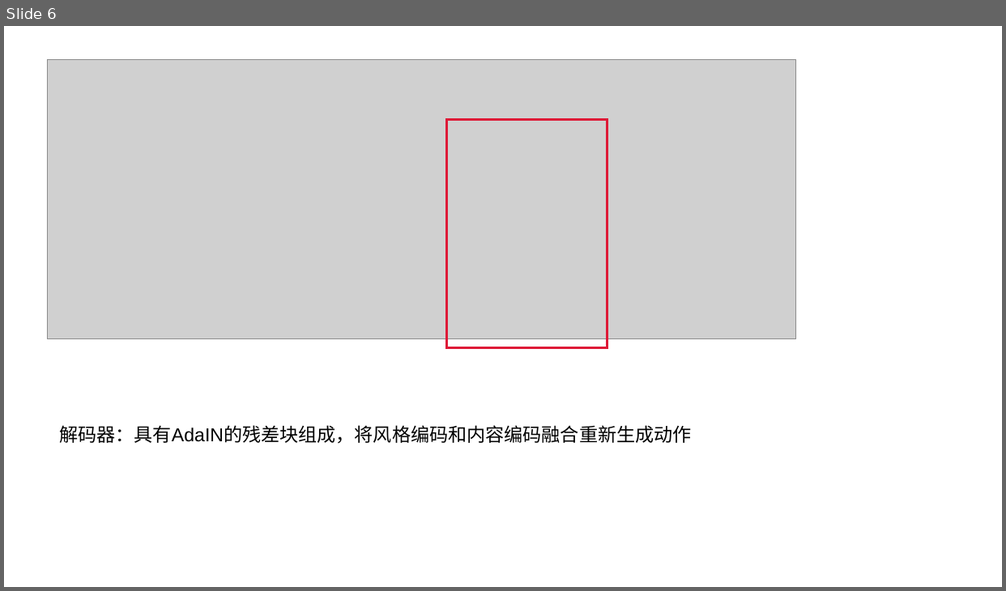
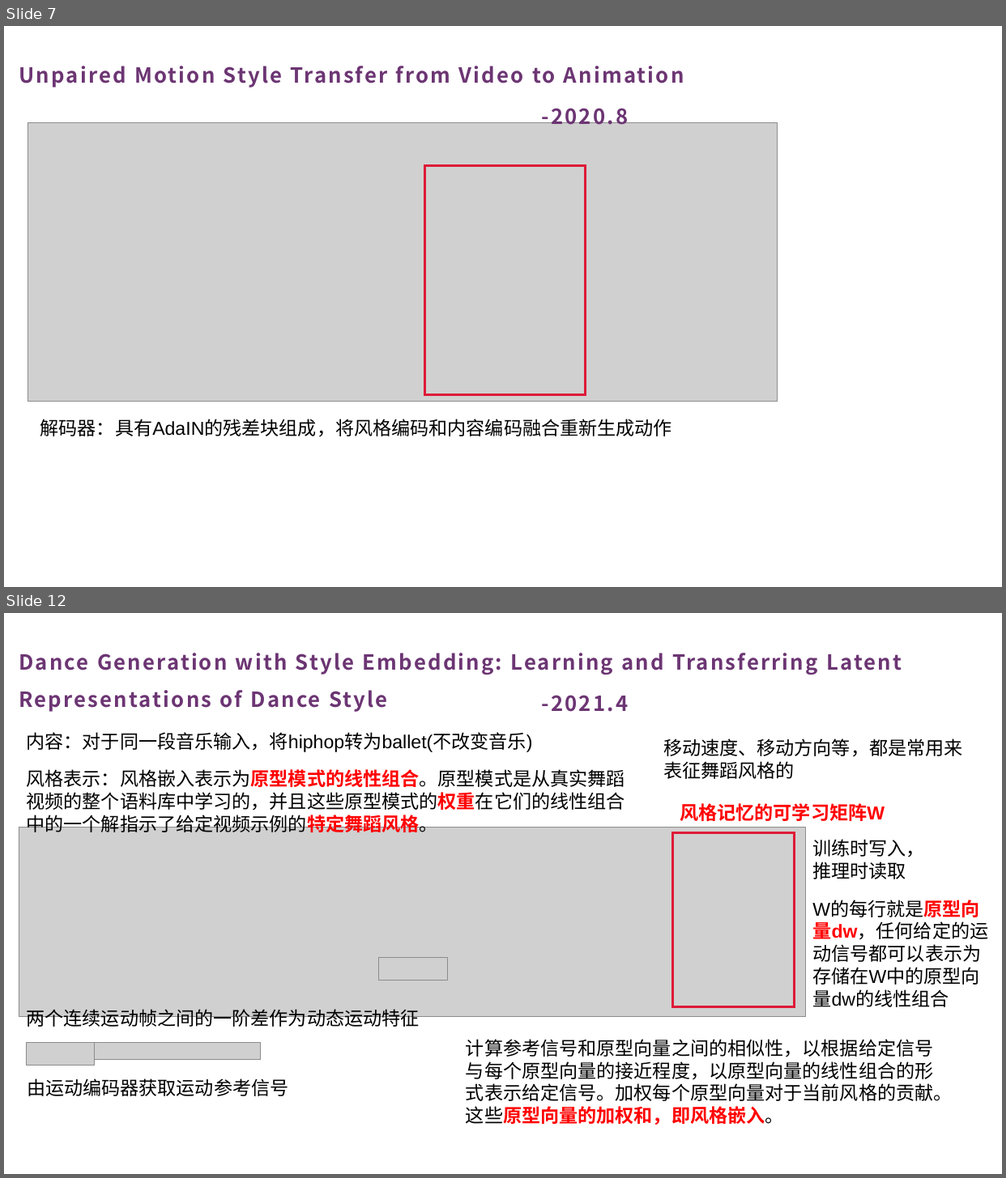
Before and after one commit to Ein-verlass/StyleTransferDatasets, a slide deck: 第一周汇报.pptx. Shown one above the other, each under a label of ours: slide 6 before the commit, slides 7 and 12 after it; the slides between them are not shown. The pictures are 1006x591 and 1006x1178 pixels, drawn with LibreOffice and Linux fonts; fonts in the diff are those of the drawing; grey boxes stand for pictures. Boxes give left, top, right and bottom in pixels: in the first picture for what was removed or moved away, otherwise in the second. Text is boxed around its words. In the diff, an @@ line names an element or a change of style, - is before the commit and + after.

```diff
--- a/第一周汇报.pptx
+++ b/第一周汇报.pptx
@@ slide 12 added at [4, 613, 1002, 1174], background #FFFFFF @@
@@ text added at [19, 653, 901, 712], 20 pt, text #6C3573, bold @@
+Dance Generation with Style Embedding: Learning and Transferring Latent
+Representations of Dance Style
@@ text added at [542, 695, 629, 712], 20 pt, text #6C3573, bold @@
+-2021.4
@@ text added at [27, 732, 533, 752], 18 pt, text #000000 @@
+内容：对于同一段音乐输入，将hiphop转为ballet(不改变音乐)
@@ text added at [663, 739, 963, 779], 18 pt, text #000000 @@
+移动速度、移动方向等，都是常用来表征舞蹈风格的
@@ text added at [27, 769, 625, 833], 18 pt, text #000000 @@
+风格表示：风格嵌入表示为原型模式的线性组合。原型模式是从真实舞蹈视频的整个语料库中学习的，并且这些原型模式的权重在它们的线性组合中的一个解指示了给定视频示例的特定舞蹈风格。
@@ text added at [680, 803, 884, 821], 18 pt, text #FF0000, bold @@
+风格记忆的可学习矩阵W
@@ picture added at [19, 827, 806, 1017] @@
@@ rectangle added at [672, 833, 794, 1007], outline #DE1A37 2.25 pt @@
@@ text added at [812, 839, 925, 879], 18 pt, text #000000 @@
+训练时写入，
+推理时读取
@@ text added at [812, 922, 988, 985], 18 pt, text #000000 @@
+W的每行就是原型向量dw，任何给定的运动信号都可以表示为存储在W中的原型向量dw的线性组合
@@ picture added at [379, 958, 448, 981] @@
@@ text added at [27, 1009, 420, 1029], 18 pt, text #000000 @@
+两个连续运动帧之间的一阶差作为动态运动特征
@@ picture added at [26, 1043, 95, 1065] @@
@@ picture added at [95, 1043, 261, 1060] @@
@@ text added at [466, 1039, 953, 1125], 18 pt, text #000000 @@
+计算参考信号和原型向量之间的相似性，以根据给定信号与每个原型向量的接近程度，以原型向量的线性组合的形式表示给定信号。加权每个原型向量对于当前风格的贡献。这些原型向量的加权和，即风格嵌入。
@@ text added at [27, 1079, 288, 1097], 18 pt, text #000000 @@
+由运动编码器获取运动参考信号
@@ what was slide 6 is now slide 7 @@
@@ slide 7 changed as well @@
@@ text added at [19, 66, 684, 88], 20 pt, text #6C3573, bold @@
+Unpaired Motion Style Transfer from Video to Animation
@@ picture: place and size @@
-picture at [48, 60, 797, 339]
+picture at [28, 122, 778, 402]
@@ text added at [542, 108, 629, 130], 20 pt, text #6C3573, bold @@
+-2020.8
@@ rectangle: place and size @@
-rectangle at [446, 120, 607, 348]
+rectangle at [424, 166, 585, 395]
@@ text "解码器：具有AdaIN的残差块组成，将风格编码和内容编码融合重新生成动作": place and size @@
-text "解码器：具有AdaIN的残差块组成，将风格编码和内容编码融合重新生成动作" at [59, 425, 691, 444]
+text "解码器：具有AdaIN的残差块组成，将风格编码和内容编码融合重新生成动作" at [40, 419, 672, 437]
```
Also in this commit, not shown: 4 other slides changed, 10 other slides added, 3 slides removed.
